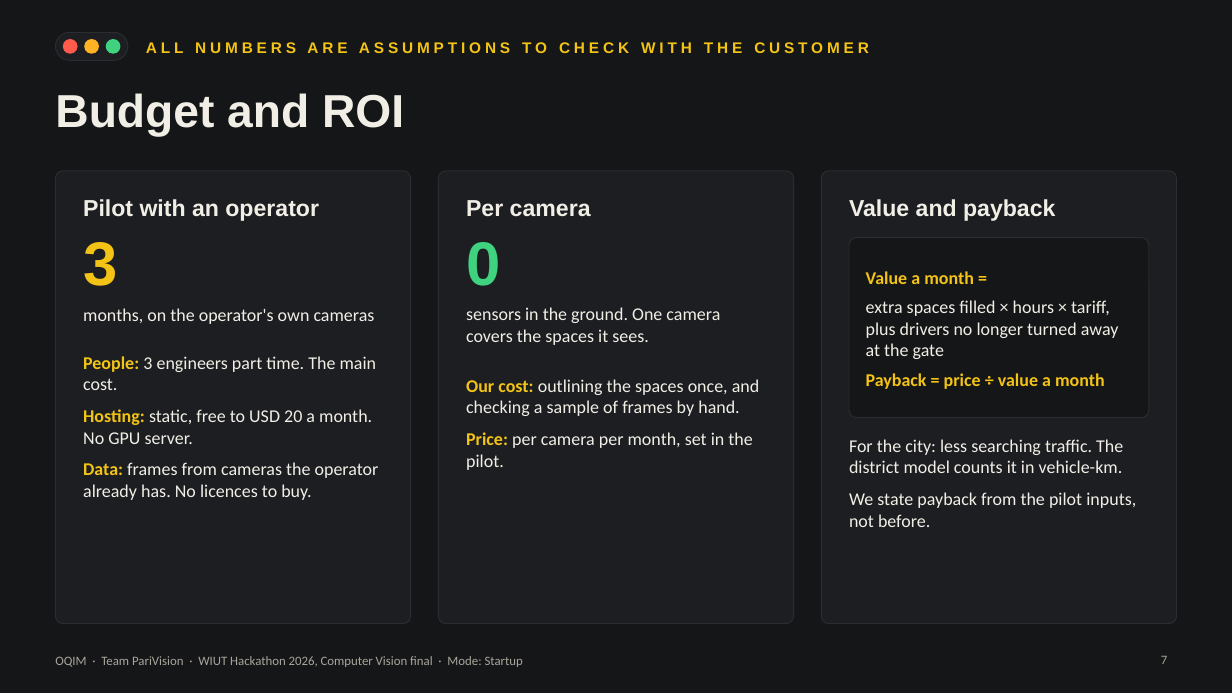
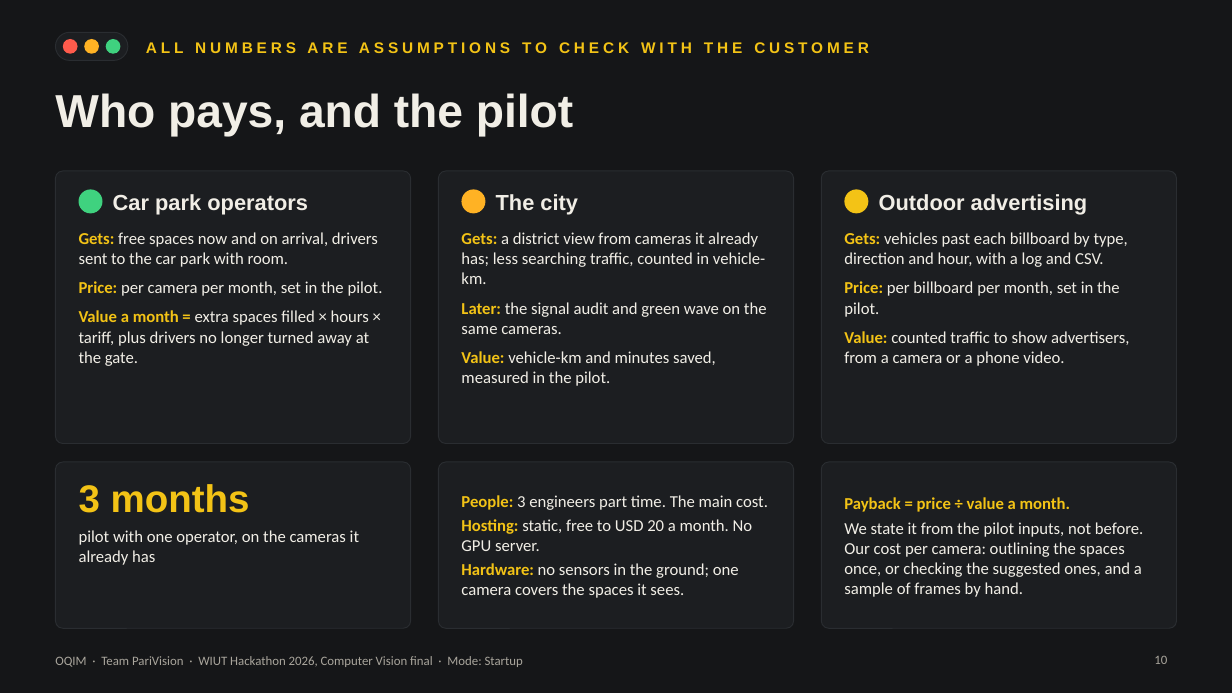
Before and after one commit to baytoooo/oqim, a slide deck: slide 10 of deck/OQIM_defence.pptx (slide 7 before the commit). Drawn at 1232x693 pixels with LibreOffice and Linux fonts; fonts in the diff are those of the drawing. Boxes give left, top, right and bottom in pixels: in the first picture for what was removed or moved away, otherwise in the second. Text is boxed around its words. In the diff, an @@ line names an element or a change of style, - is before the commit and + after.

```diff
--- a/deck/OQIM_defence.pptx
+++ b/deck/OQIM_defence.pptx
@@ title at [55, 93, 573, 137]: text changed @@
-Budget and ROI
+Who pays, and the pilot
@@ rounded rectangle: place and size @@
-rounded rectangle at [55, 171, 410, 624]
+rounded rectangle at [55, 171, 410, 444]
@@ rounded rectangle: place and size @@
-rounded rectangle at [438, 171, 793, 624]
+rounded rectangle at [438, 171, 793, 444]
@@ proportions changed in 3 elements at [55, 171, 410, 444], [438, 171, 793, 444], [822, 171, 1177, 444] @@
@@ rounded rectangle: place and size @@
-rounded rectangle at [822, 171, 1177, 624]
+rounded rectangle at [822, 171, 1177, 444]
@@ ellipse added at [79, 189, 103, 213], fill #3FD27F @@
@@ text removed at [83, 199, 319, 221] @@
-Pilot with an operator
@@ text at [113, 194, 308, 214]: text changed; size 48 to 17 pt; text colour #F3C316 to #F1EEE6 @@
-3
+Car park operators
@@ text "Car park operators" at [113, 194, 308, 214]: vertical alignment bottom to middle @@
@@ ellipse added at [461, 189, 485, 213], fill #FFB224 @@
@@ text at [496, 194, 578, 214]: text changed; size 18 to 17 pt @@
-Per camera
+The city
@@ ellipse added at [845, 189, 869, 213], fill #F3C316 @@
@@ text added at [879, 194, 1087, 214], 17 pt, text #F1EEE6, bold @@
+Outdoor advertising
@@ text at [79, 232, 383, 366]: text changed; size 14 to 13 pt @@
-months, on the operator's own cameras
+Gets: free spaces now and on arrival, drivers sent to the car park with room.
+Price: per camera per month, set in the pilot.
+Value a month = extra spaces filled × hours × tariff, plus drivers no longer turned away at the gate.
@@ text at [461, 232, 767, 386]: text changed; size 48 to 13 pt; font Arial to Calibri; text colour #3FD27F to #F1EEE6; bold off @@
-0
+Gets: a district view from cameras it already has; less searching traffic, counted in vehicle-km.
+Later: the signal audit and green wave on the same cameras.
+Value: vehicle-km and minutes saved, measured in the pilot.
@@ text "Gets: a district view from ..." at [461, 232, 767, 386]: vertical alignment bottom to top @@
@@ text at [844, 232, 1129, 366]: text changed; size 18 to 13 pt; font Arial to Calibri; bold off @@
-Value and payback
+Gets: vehicles past each billboard by type, direction and hour, with a log and CSV.
+Price: per billboard per month, set in the pilot.
+Value: counted traffic to show advertisers, from a camera or a phone video.
@@ text "Gets: vehicles past each billboard ..." at [844, 232, 1129, 366]: vertical alignment middle to top @@
@@ text removed at [466, 307, 720, 345] @@
-sensors in the ground. One camera covers the spaces it sees.
@@ text removed at [866, 300, 1119, 389] @@
-Value a month =
-extra spaces filled × hours × tariff, plus drivers no longer turned away at the gate
-Payback = price ÷ value a month
@@ text removed at [466, 379, 759, 470] @@
-Our cost: outlining the spaces once, and checking a sample of frames by hand.
-Price: per camera per month, set in the pilot.
@@ rounded rectangle: place and size @@
-rounded rectangle at [849, 238, 1149, 418]
+rounded rectangle at [55, 462, 410, 628]
@@ rounded rectangle at [55, 462, 410, 628]: fill #151618 to #1C1E21; proportions changed @@
@@ rounded rectangle added at [438, 462, 793, 628], fill #1C1E21, outline #2A2D31 0.75 pt @@
@@ text "People: 3 engineers part time. ...": place and size @@
-text "People: 3 engineers part time. ..." at [83, 356, 379, 500]
+text "People: 3 engineers part time. ..." at [461, 495, 768, 598]
@@ text "People: 3 engineers part time. ..." at [461, 495, 768, 598]: vertical alignment top to middle @@
@@ rounded rectangle added at [822, 462, 1177, 628], fill #1C1E21, outline #2A2D31 0.75 pt @@
@@ text added at [79, 484, 250, 513], 30 pt, text #F3C316, bold @@
+3 months
@@ text at [461, 495, 768, 551]: size 14 to 13 pt in "People: 3 engineers part time. The main ...", "Hosting: static, free to USD 20 a ..."; less space between paragraphs @@
@@ text added at [844, 497, 1143, 597], 13 pt, text #F1EEE6 @@
+Payback = price ÷ value a month.
+We state it from the pilot inputs, not before. Our cost per camera: outlining the spaces once, or checking the suggested ones, and a sample of frames by hand.
@@ text at [79, 530, 359, 565]: text changed; size 14 to 13 pt @@
-For the city: less searching traffic. The district model counts it in vehicle-km.
-We state payback from the pilot inputs, not before.
+pilot with one operator, on the cameras it already has
@@ text at [461, 563, 739, 598]: text changed; size 14 to 13 pt @@
-Data: frames from cameras the operator already has. No licences to buy.
+Hardware: no sensors in the ground; one camera covers the spaces it sees.
@@ page number at [1154, 656, 1167, 664]: text changed @@
-7
+10
```
Also in this commit, not shown: 7 other slides changed, 9 slides added, 3 slides removed, 13 other files.
